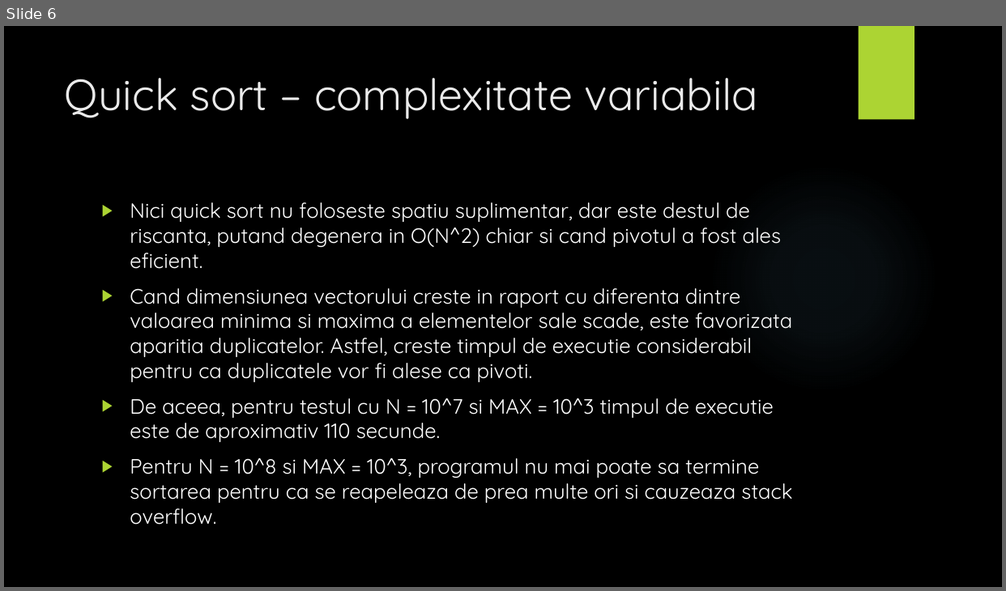
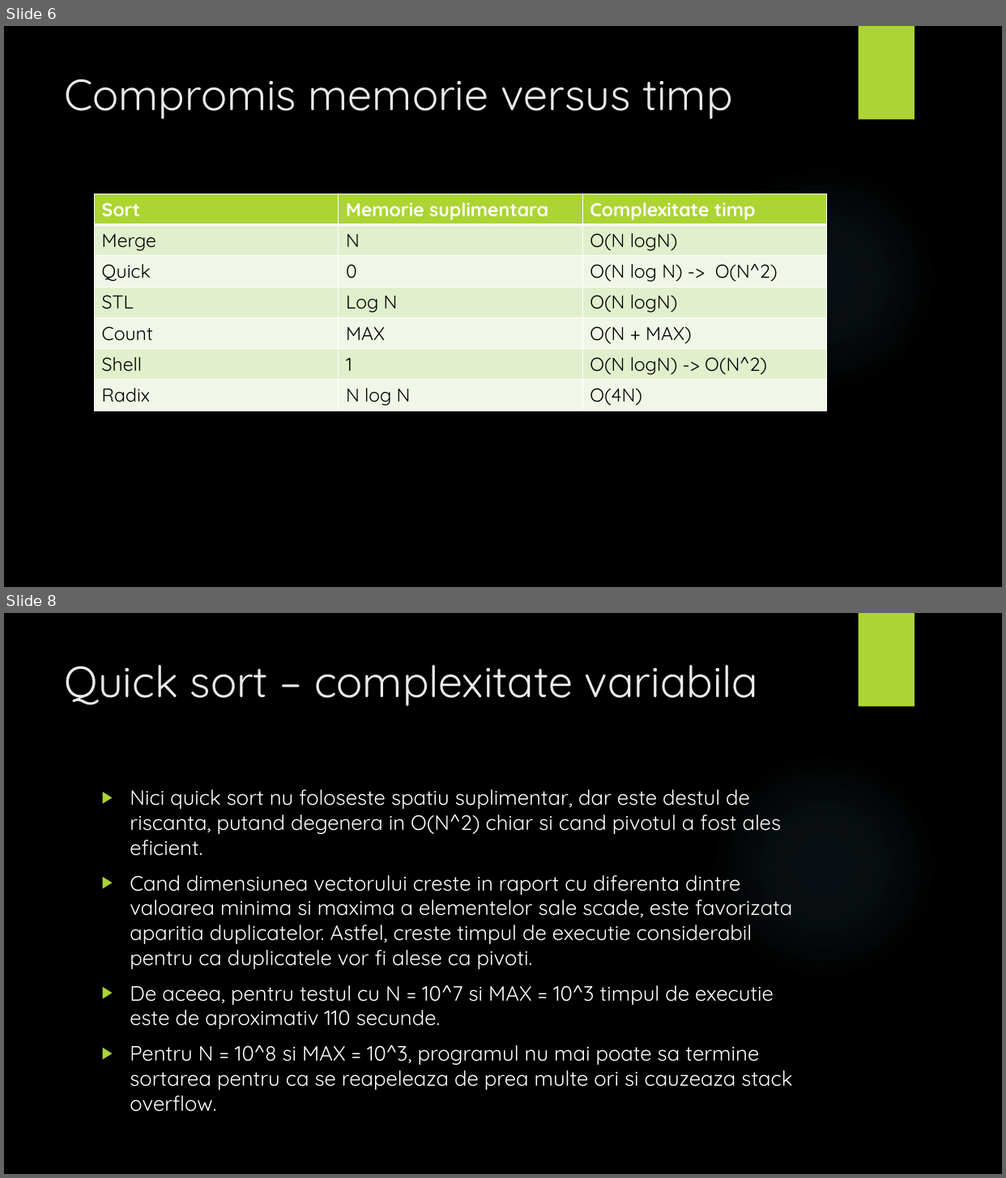
Before and after one commit to adelp13/Sorting-Algorithms, a slide deck: proiect1SD/Prezentare.pptx. Shown one above the other, each under a label of ours: slide 6 before the commit, slides 6 and 8 after it; the slides between them are not shown. The pictures are 1006x591 and 1006x1178 pixels, drawn with LibreOffice and Linux fonts; fonts in the diff are those of the drawing; background and template pictures are left out. Boxes give left, top, right and bottom in pixels: in the first picture for what was removed or moved away, otherwise in the second. Text is boxed around its words. In the diff, an @@ line names an element or a change of style, - is before the commit and + after.

```diff
--- a/proiect1SD/Prezentare.pptx
+++ b/proiect1SD/Prezentare.pptx
@@ slide 6 added at <box>4,26,1002,587</box>, background picture (left out); not listed: 2 template elements that a slide beside it also shows @@
@@ title added at <box>65,79,732,119</box>, 42 pt, text #EBEBEB @@
+Compromis memorie versus timp
@@ table added at <box>95,194,827,409</box>, 7 rows, 3 columns @@
+Sort | Memorie suplimentara | Complexitate timp
+Merge | N | O(N logN)
+Quick | 0 | O(N log N) -> O(N^2)
+STL | Log N | O(N logN)
+Count | MAX | O(N + MAX)
+Shell | 1 | O(N logN) -> O(N^2)
+Radix | N log N | O(4N)
@@ what was slide 6 is now slide 8 @@
```
Also in this commit, not shown: 2 slides changed, 1 other slide added, 5 other files.
